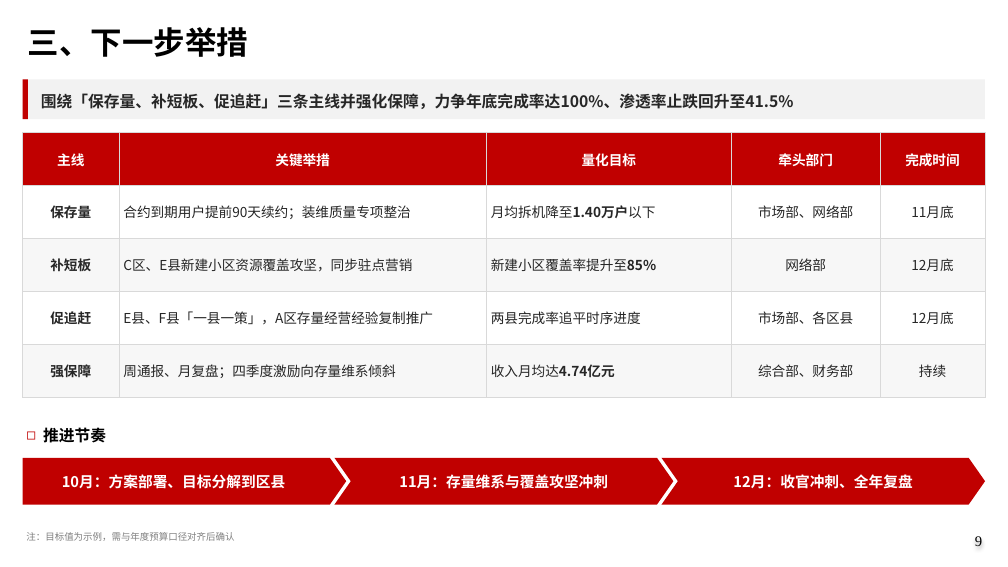
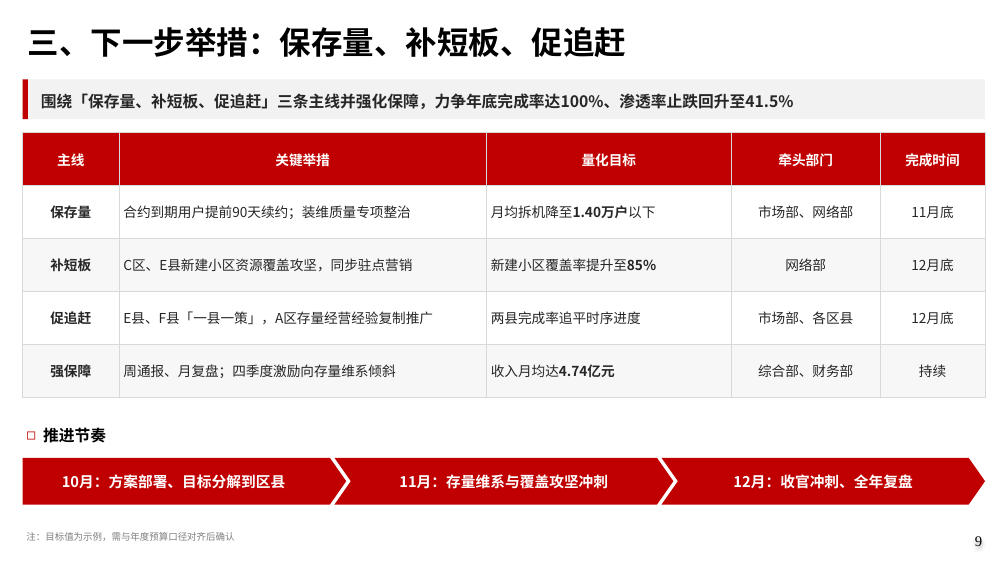
Before and after one commit to shenxiaofeng-pro/unicom-ppt, a slide deck: slide 9 of examples/demo_data_analysis.pptx. Drawn at 1008x567 pixels with LibreOffice and Linux fonts; fonts in the diff are those of the drawing; background and template pictures are left out. Boxes give left, top, right and bottom in pixels: in the first picture for what was removed or moved away, otherwise in the second. Text is boxed around its words. In the diff, an @@ line names an element or a change of style, - is before the commit and + after.

```diff
--- a/examples/demo_data_analysis.pptx
+++ b/examples/demo_data_analysis.pptx
@@ text at [28,27,626,57]: text changed @@
-三、下一步举措
+三、下一步举措：保存量、补短板、促追赶
```
Also in this commit, not shown: 1 other slide changed, 38 other files.
